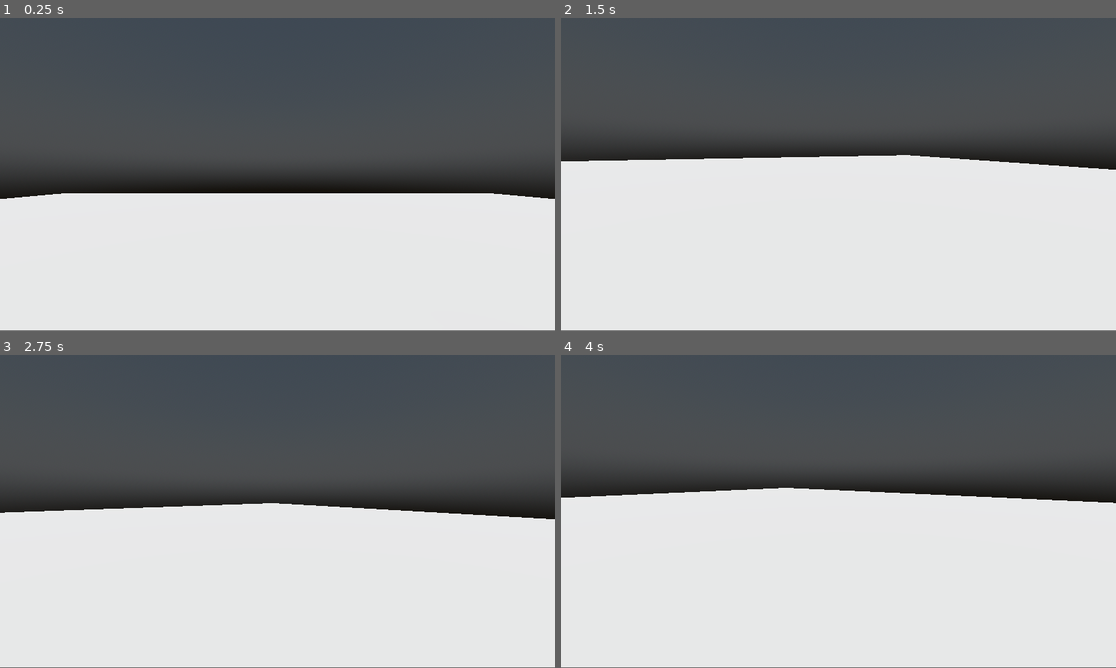
Above: before the commit, frames 1-4 (two rows, left to right).
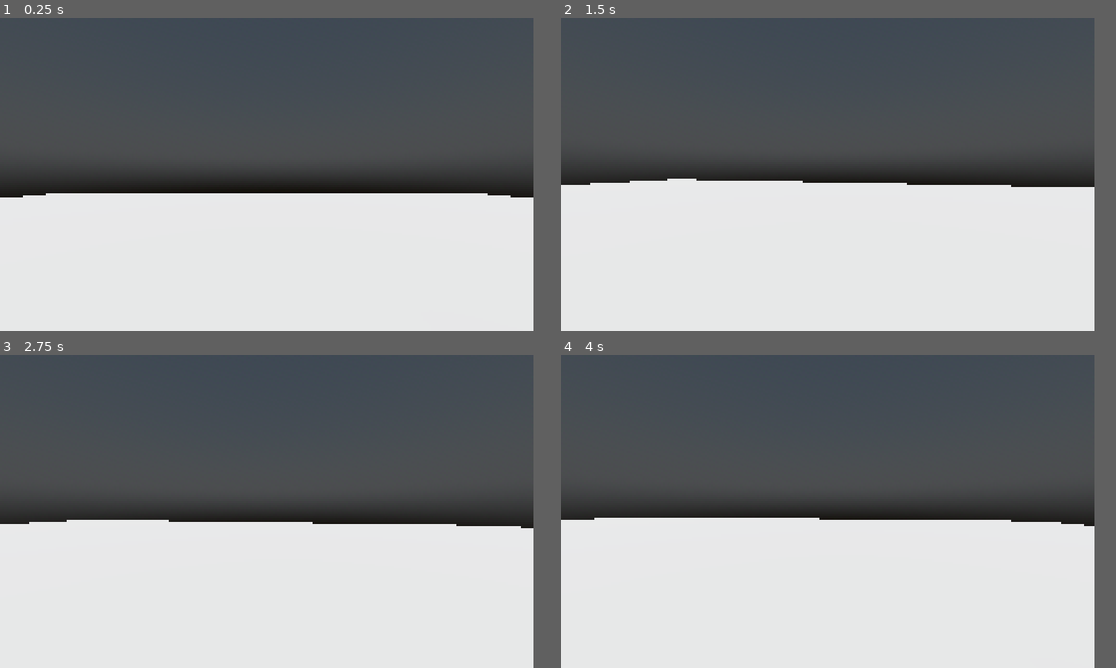
Above: after the commit, the same moments.

Repository: OliveSeal/GorbinoQuest
Game: Godot game, scene res://main.tscn
Same seed, same stepped clock (60 frames per second), same inputs: the game is played once before the commit and once after it.
Inputs (mouse positions are in pixels of both pictures, inside the frame that each line leads up to):
- Up to frame 1 (0.25 s): no input
- Up to frame 2 (1.5 s): tap Enter (ui_accept) at 0.5, 0.77 s; move the mouse to (960, 158) at 0.52 s; hold D (right) 0.53-1.28 s; click (960, 158) at 0.67 s; move the mouse to (810, 174) at 1.27 s; hold Up (ui_up) from 1.28 s (still down)
- Up to frame 3 (2.75 s): keep holding Up (ui_up); tap Enter (ui_accept) at 1.52, 2 s; move the mouse to (288, 505) at 2.02 s
- Up to frame 4 (4 s): keep holding Up (ui_up); tap Enter (ui_accept) at 2.75, 3.02, 3.5, 3.77 s; move the mouse to (832, 514) at 2.77 s; move the mouse to (877, 514) at 3.52 s
In our replay, the window is 799x449 before the commit and 768x450 after it. These sizes can differ from the game's own. Grey fills any space a smaller window leaves; there, only what the larger window draws over its background counts as a difference.

The runs differ from the first frame. In frame 1, 2.3% of the frame differs, in the area x 0-100%, y 0-58%; in frame 2, 13%; in frame 3, 8.1%; in frame 4, 15%, in the area x 0-100%, y 0-55%.

Commit message:
gjg

Diff:
--- a/Movement.gd
+++ b/Movement.gd
@@ -1,18 +1,13 @@
 extends CharacterBody3D
+
 
 const SPEED = 2.5
 const JUMP_VELOCITY = 4.5
+
+# Get the gravity from the project settings to be synced with RigidDynamicBody nodes.
 var gravity: float = ProjectSettings.get_setting("physics/3d/default_gravity")
 @onready var neck := $Neck
 @onready var camera := $Neck/Camera3D
-@onready var body := $Body
-@onready var leg1 := $Body/Leg1
-@onready var leg2 := $Body/Leg2
-
-# Fixed vertical offset to keep legs at the bottom
-const LEGS_VERTICAL_OFFSET = -1.5
-# Fixed horizontal offset for leg spread
-const LEGS_HORIZONTAL_OFFSET = 1.0
 
 func _unhandled_input(event: InputEvent) -> void:
 	if event is InputEventMouseButton:
@@ -25,13 +20,16 @@
 			camera.rotate_x(-event.relative.y * 0.004)
 			camera.rotation.x = clamp(camera.rotation.x, deg_to_rad(-80), deg_to_rad(60))
 
+
 func _physics_process(delta: float) -> void:
+	# Add the gravity.
 	if not is_on_floor():
 		velocity.y -= gravity * delta
 
+	# Get the input direction and handle the movement/deceleration.
+	# As good practice, you should replace UI actions with custom gameplay actions.
 	var input_dir := Input.get_vector("left", "right", "up", "down")
 	var direction = (neck.transform.basis * Vector3(input_dir.x, 0, input_dir.y)).normalized()
-
 	if direction:
 		velocity.x = direction.x * SPEED
 		velocity.z = direction.z * SPEED
@@ -40,14 +38,3 @@
 		velocity.z = move_toward(velocity.z, 0, SPEED)
 
 	move_and_slide()
-
-	# Calculate the fixed position for the legs at the bottom
-	var legs_position = neck.global_transform.origin + camera.global_transform.basis.z.normalized() * LEGS_HORIZONTAL_OFFSET
-	legs_position.y += LEGS_VERTICAL_OFFSET
-
-	leg1.global_transform.origin = legs_position + Vector3(-0.5, 0, 0)  # Adjust the spread
-	leg2.global_transform.origin = legs_position + Vector3(0.5, 0, 0)   # Adjust the spread
-
-	# Use the camera's basis for orientation
-	leg1.global_transform.basis = camera.global_transform.basis
-	leg2.global_transform.basis = camera.global_transform.basis
--- a/main.tscn
+++ b/main.tscn
@@ -32,6 +32,8 @@
 
 [sub_resource type="SphereMesh" id="SphereMesh_aob1o"]
 
+[sub_resource type="SphereShape3D" id="SphereShape3D_sg7gi"]
+
 [sub_resource type="StandardMaterial3D" id="StandardMaterial3D_n4ifv"]
 albedo_texture = ExtResource("3_0eyfl")
 
@@ -39,8 +41,6 @@
 
 [sub_resource type="StandardMaterial3D" id="StandardMaterial3D_0hlt1"]
 albedo_texture = ExtResource("4_ylg28")
-
-[sub_resource type="SphereShape3D" id="SphereShape3D_sg7gi"]
 
 [node name="Node3D" type="Node3D"]
 
@@ -70,16 +70,6 @@
 material_override = SubResource("StandardMaterial3D_d6ehk")
 mesh = SubResource("SphereMesh_aob1o")
 
-[node name="Leg1" type="MeshInstance3D" parent="CharacterBody3D/Body"]
-transform = Transform3D(0.3, 0, 0, 0, 0.3, 0, 0, 0, 0.3, 0.280472, -0.260707, -0.374026)
-material_override = SubResource("StandardMaterial3D_n4ifv")
-mesh = SubResource("SphereMesh_erbwx")
-
-[node name="Leg2" type="MeshInstance3D" parent="CharacterBody3D/Body"]
-transform = Transform3D(0.3, 0, 0, 0, 0.3, 0, 0, 0, 0.3, -0.28, -0.261, -0.374)
-material_override = SubResource("StandardMaterial3D_0hlt1")
-mesh = SubResource("SphereMesh_erbwx")
-
 [node name="CollisionShape3D" type="CollisionShape3D" parent="CharacterBody3D"]
 transform = Transform3D(1.05, 0, 0, 0, 1.05, 0, 0, 0, 1.05, 0, 0, 0)
 shape = SubResource("SphereShape3D_sg7gi")
@@ -88,3 +78,17 @@
 transform = Transform3D(1, 0, 0, 0, 1, 0, 0, 0, 1, 0, 0, -0.322046)
 
 [node name="Camera3D" type="Camera3D" parent="CharacterBody3D/Neck"]
+
+[node name="Leg1" type="MeshInstance3D" parent="CharacterBody3D/Neck"]
+transform = Transform3D(0.35, 0, 0, 0, 0.35, 0, 0, 0, 0.35, 0.280472, -0.412677, -0.136129)
+visible = false
+material_override = SubResource("StandardMaterial3D_n4ifv")
+mesh = SubResource("SphereMesh_erbwx")
+skeleton = NodePath("../../Body")
+
+[node name="Leg2" type="MeshInstance3D" parent="CharacterBody3D/Neck"]
+transform = Transform3D(0.35, 0, 0, 0, 0.35, 0, 0, 0, 0.35, -0.28, -0.413, -0.136)
+visible = false
+material_override = SubResource("StandardMaterial3D_0hlt1")
+mesh = SubResource("SphereMesh_erbwx")
+skeleton = NodePath("../../Body")
--- a/project.godot
+++ b/project.godot
@@ -14,6 +14,13 @@
 run/main_scene="res://main.tscn"
 config/features=PackedStringArray("4.2", "Forward Plus")
 config/icon="res://icon.svg"
+
+[display]
+
+window/size/viewport_width=256
+window/size/viewport_height=150
+window/size/mode=3
+window/stretch/mode="viewport"
 
 [input]
 
